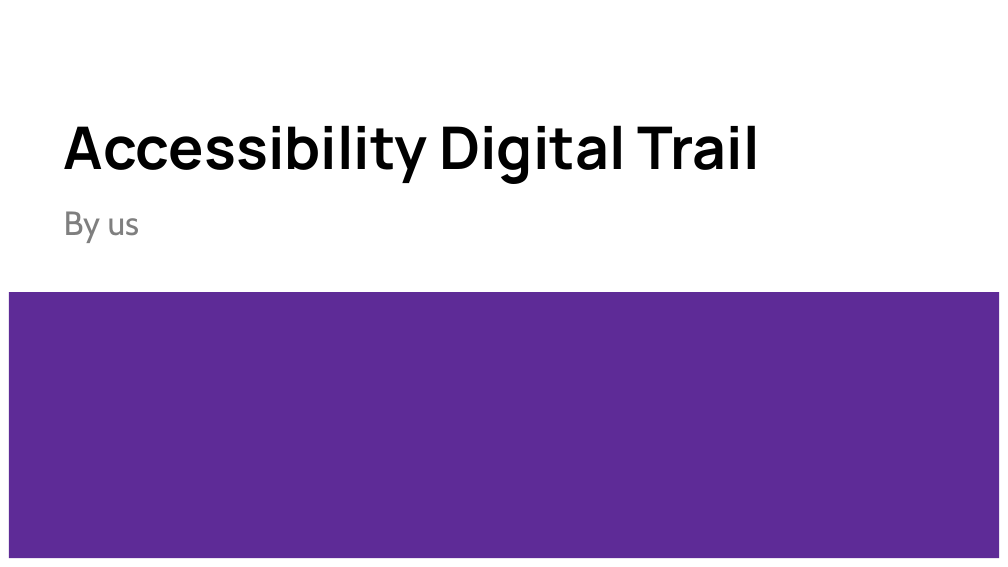
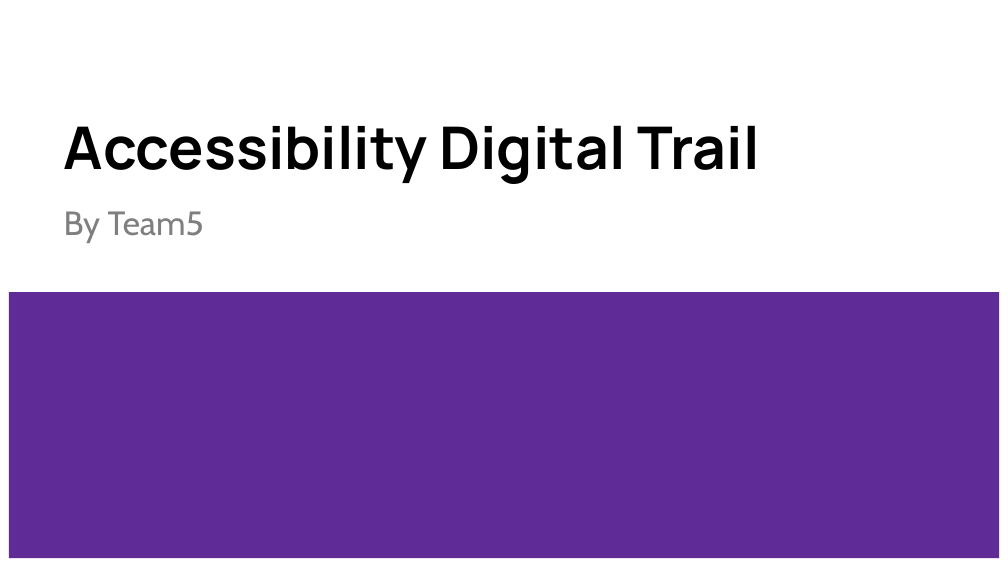
Before and after one commit to Glasgow19/team-5, a slide deck: slide 1 of presentation.pptx. Drawn at 1008x567 pixels with LibreOffice and Linux fonts; fonts in the diff are those of the drawing. Boxes give left, top, right and bottom in pixels: in the first picture for what was removed or moved away, otherwise in the second. Text is boxed around its words. In the diff, an @@ line names an element or a change of style, - is before the commit and + after.

```diff
--- a/presentation.pptx
+++ b/presentation.pptx
@@ subtitle at (x1=64, y1=211, x2=204, y2=243): text changed @@
-By us
+By Team5
```
Also in this commit, not shown: 8 other slides changed.
